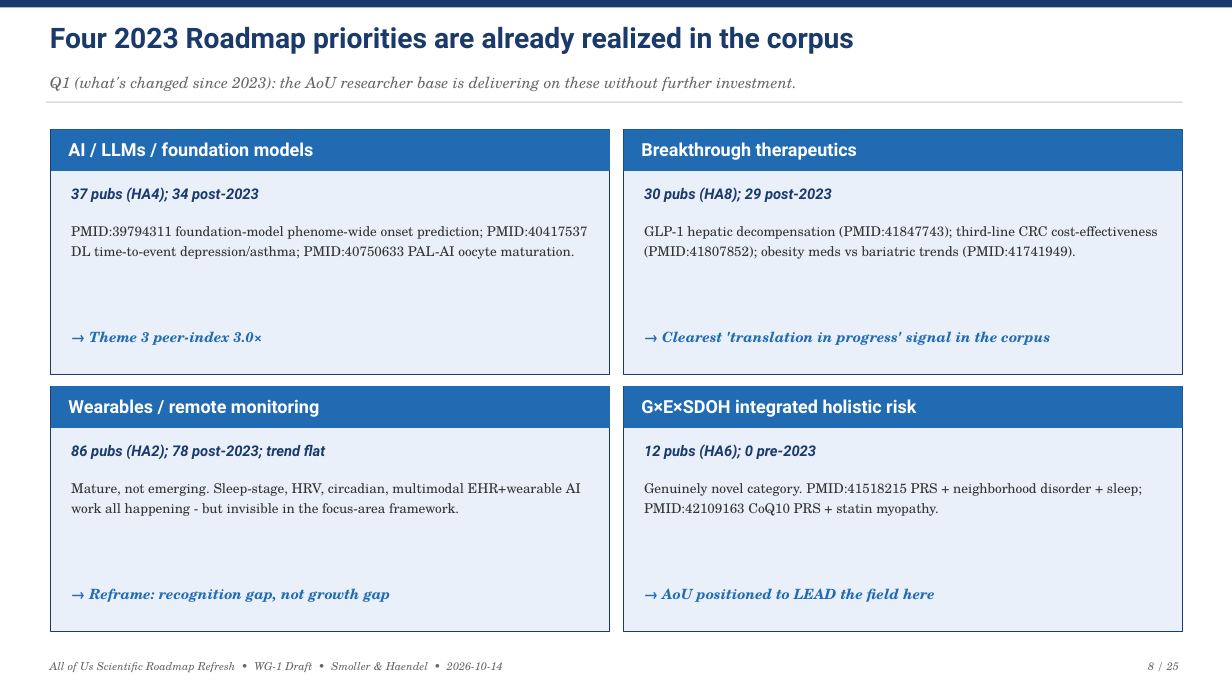
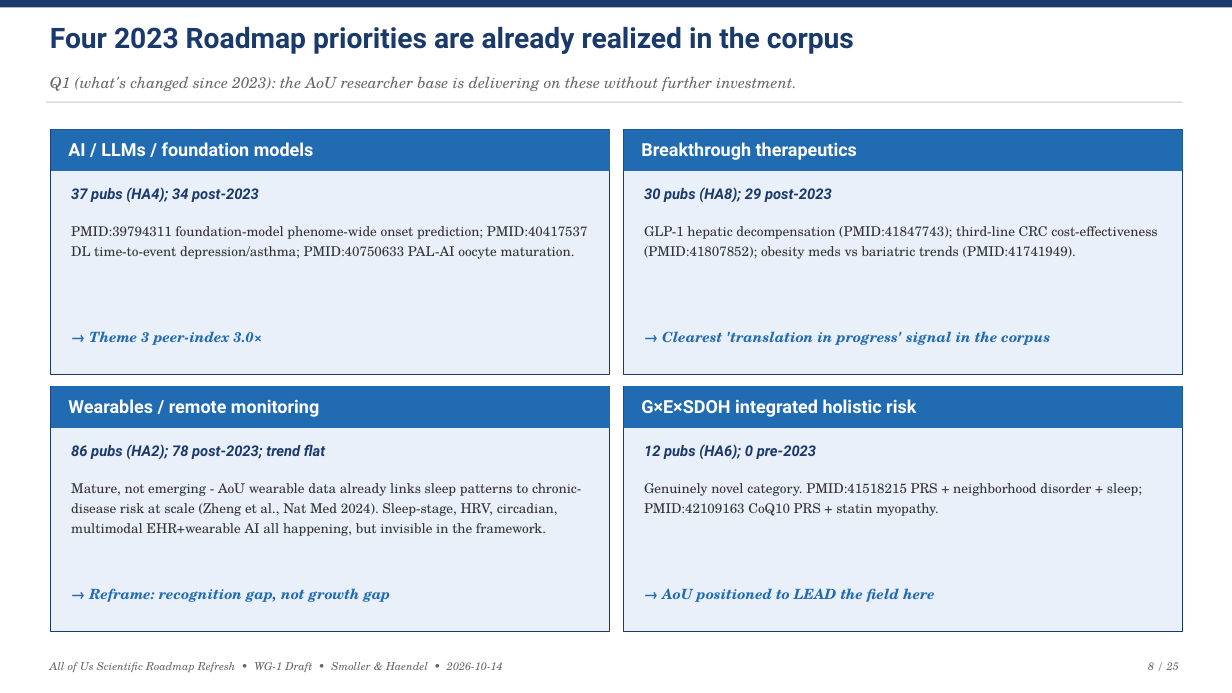
Before and after one commit to mellybelly/all-of-us, a slide deck: slide 8 of resources/deliverables/AoU_Roadmap_Refresh_Draft_Deck.pptx. Drawn at 1232x693 pixels with LibreOffice and Linux fonts; fonts in the diff are those of the drawing. Boxes give left, top, right and bottom in pixels: in the first picture for what was removed or moved away, otherwise in the second. Text is boxed around its words. In the diff, an @@ line names an element or a change of style, - is before the commit and + after.

```diff
--- a/resources/deliverables/AoU_Roadmap_Refresh_Draft_Deck.pptx
+++ b/resources/deliverables/AoU_Roadmap_Refresh_Draft_Deck.pptx
@@ text at [71,483,581,536]: text changed @@
-Mature, not emerging. Sleep-stage, HRV, circadian, multimodal EHR+wearable AI work all happening - but invisible in the focus-area framework.
+Mature, not emerging - AoU wearable data already links sleep patterns to chronic-disease risk at scale (Zheng et al., Nat Med 2024). Sleep-stage, HRV, circadian, multimodal EHR+wearable AI all happening, but invisible in the framework.
```
Also in this commit, not shown: 1 other file.
